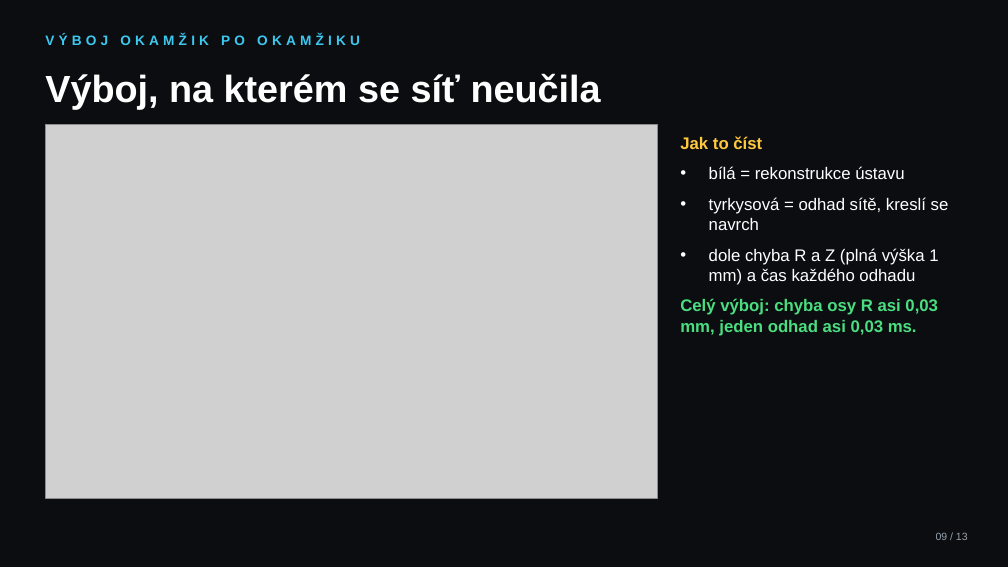
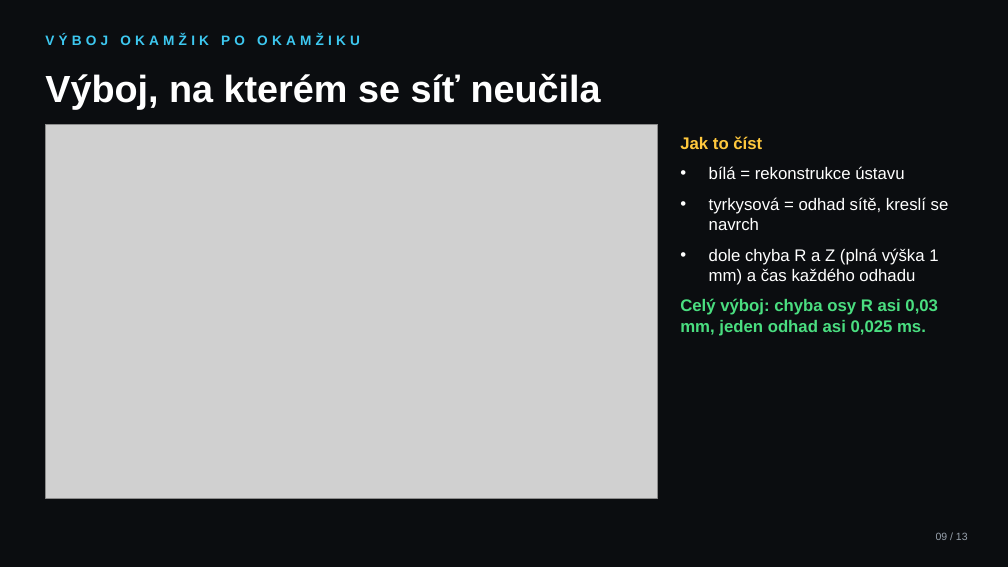
Before and after one commit to mschiller890/hackathon, a slide deck: slide 9 of slides.pptx. Drawn at 1008x567 pixels with LibreOffice and Linux fonts; fonts in the diff are those of the drawing; grey boxes stand for pictures. Boxes give left, top, right and bottom in pixels: in the first picture for what was removed or moved away, otherwise in the second. Text is boxed around its words. In the diff, an @@ line names an element or a change of style, - is before the commit and + after.

```diff
--- a/slides.pptx
+++ b/slides.pptx
@@ text at (680, 298, 938, 336): text changed @@
-Celý výboj: chyba osy R asi 0,03 mm, jeden odhad asi 0,03 ms.
+Celý výboj: chyba osy R asi 0,03 mm, jeden odhad asi 0,025 ms.
```
Also in this commit, not shown: 2 other slides changed, 1 other file.
